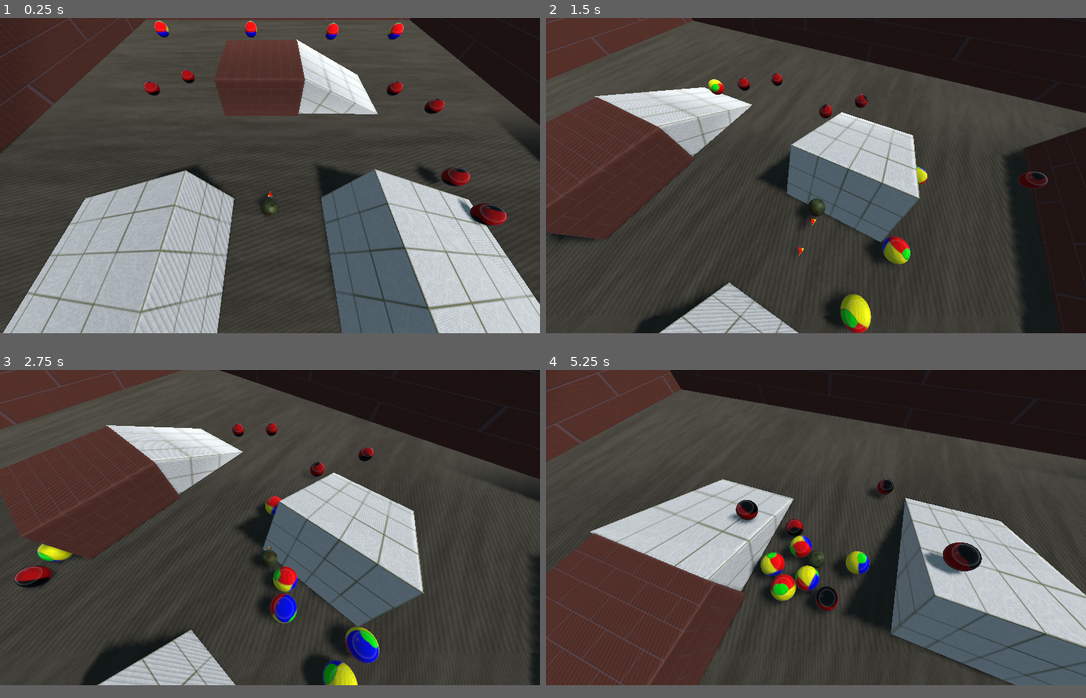
Above: before the commit, frames 1-4 (two rows, left to right).
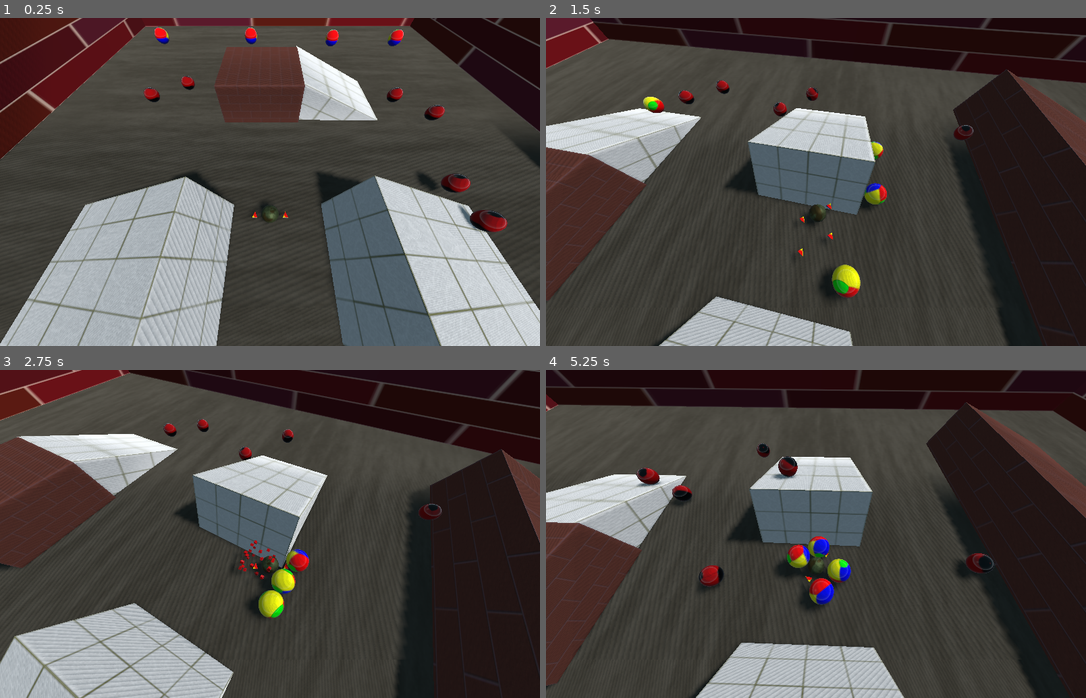
Above: after the commit, the same moments.

Repository: Paul991/RollerShooter
Game: Godot game, scene res://scenes/Main.tscn
The game is run twice, just before and just after one commit, with the same random seed, the same clock (stepped at 60 frames per second) and the same inputs.
Inputs (mouse positions are in pixels of both pictures, inside the frame that each line leads up to):
- Up to frame 1 (0.25 s): no input
- Up to frame 2 (1.5 s): move the mouse to (934, 159) at 0.52 s; hold Right mouse button (move) 0.53-1.28 s; click (934, 159) at 0.8 s; move the mouse to (708, 191) at 1.27 s; click (708, 191) at 1.35 s
- Up to frame 3 (2.75 s): right-click (162, 543) at 1.55 s; move the mouse to (324, 458) at 2.02 s; hold Right mouse button (move) from 2.03 s (still down); click (324, 458) at 2.3 s
- Up to frame 4 (5.25 s): move the mouse to (789, 589) at 2.77 s; release Right mouse button (move) at 2.78 s; click (789, 589) at 2.85 s; right-click (789, 589) at 3.05 s; move the mouse to (978, 573) at 3.52 s; hold Right mouse button (move) 3.53-4.28 s; click (978, 573) at 3.8 s; move the mouse to (654, 481) at 4.27 s; click (654, 481) at 4.35 s; right-click (654, 481) at 4.55 s; move the mouse to (843, 527) at 5.02 s; hold Right mouse button (move) from 5.03 s (still down)
In our replay, the window is 800x468 before the commit and 800x487 after it. These sizes can differ from the game's own. Grey fills any space a smaller window leaves; there, only what the larger window draws over its background counts as a difference.

The runs differ from the first frame. In frame 1, 19% of the frame differs, in the area x 0-100%, y 0-100%; in frame 2, 33%; in frame 3, 50%; in frame 4, 58%.

Commit message:
added option for more pointers

Diff:
--- a/project.godot
+++ b/project.godot
@@ -16,6 +16,8 @@
 
 [display]
 
+window/size/width=1280
+window/size/height=780
 window/size/resizable=false
 window/size/fullscreen=true
 
--- a/scenes/Main.tscn
+++ b/scenes/Main.tscn
@@ -152,6 +152,7 @@
 script = ExtResource( 1 )
 
 [node name="Pointer" parent="." instance=ExtResource( 3 )]
+guns = 1
 
 [node name="DirectionalLight" type="DirectionalLight" parent="."]
 transform = Transform( -0.248003, -0.909855, 0.332654, 0.666988, 0.0886668, 0.739774, -0.702582, 0.405342, 0.584873, -23.712, 64.9239, -4.52955 )
--- a/scenes/player/Player.gd
+++ b/scenes/player/Player.gd
@@ -5,7 +5,7 @@
 onready var camera_pos = get_parent().get_node("CameraPos")
 onready var Pointer = get_parent().get_node("Pointer")
 
-var bullet_scene = preload("res://scenes/player/Bullet.tscn")
+
 var cursor_pos = Vector3.ZERO
 
 var speed = 15
@@ -23,7 +23,9 @@
 		camera_pos.rotation.y = lerp(camera_pos.rotation.y, Pointer.rotation.y, 0.02)
 		apply_central_impulse(Vector3(speed*dir.x, 0 , speed*dir.y))
 	if Input.is_action_pressed("shoot") and $BulletCooldown.is_stopped():
-		add_bullet(dir)
+		$BulletCooldown.start()
+		Pointer.add_bullet(dir)
+		$Sfx/Shoot.play()
 
 
 func _input(event):
@@ -36,19 +38,10 @@
 		get_tree().reload_current_scene()
 
 
-func add_bullet(dir):
-	var b = bullet_scene.instance()
-	$BulletCooldown.start()
-	get_parent().add_child(b)
-	b.global_transform.origin = Pointer.Pos.global_transform.origin
-	b.rotation.y = Pointer.rotation.y
-	b.shoot = true
-	$Sfx/Shoot.play()
-#	b.apply_central_impulse(Vector3(b.SPEED*dir.x, 0, b.SPEED*dir.y))
 
 func get_2d_dir():
 	var main = Pointer.global_transform.origin
-	var point = Pointer.Point.global_transform.origin
+	var point = Pointer.Pos.global_transform.origin
 	var dir = Vector2.ZERO
 
 	main = Vector2(main.x, main.z)
--- a/scenes/player/Pointer.gd
+++ b/scenes/player/Pointer.gd
@@ -1,9 +1,76 @@
 extends Spatial
 
+enum Amount {ONE, TWO, THREE}
+
+
 onready var Point = get_node("Point")
+onready var Left = get_node("Left")
+onready var Right = get_node("Right")
 onready var Pos = get_node("Pos")
+
+var bullet_scene = preload("res://scenes/player/Bullet.tscn")
+
+
+export(Amount) var guns = Amount.ONE
+
 
 
 # Called when the node enters the scene tree for the first time.
 func _ready():
-	pass # Replace with function body.
+	set_guns()
+
+func set_guns():
+	match guns:
+		Amount.ONE:
+			Point.visible = true
+			Left.visible = false
+			Right.visible = false
+		Amount.TWO:
+			Point.visible = false
+			Left.visible = true
+			Right.visible = true
+		Amount.THREE:
+			Point.visible = true
+			Left.visible = true
+			Right.visible = true
+
+
+func add_bullet(dir):
+	var p
+	var l
+	var r
+	match guns:
+		Amount.ONE:
+			p = bullet_scene.instance()
+			get_parent().add_child(p)
+			p.global_transform.origin = Point.global_transform.origin
+			p.rotation.y = rotation.y
+			p.shoot = true
+
+		Amount.TWO:
+			l = bullet_scene.instance()
+			r = bullet_scene.instance()
+			get_parent().add_child(l)
+			get_parent().add_child(r)
+			l.global_transform.origin = Left.global_transform.origin
+			l.rotation.y = rotation.y
+			l.shoot = true
+			r.global_transform.origin = Right.global_transform.origin
+			r.rotation.y = rotation.y
+			r.shoot = true
+		Amount.THREE:
+			p = bullet_scene.instance()
+			l = bullet_scene.instance()
+			r = bullet_scene.instance()
+			get_parent().add_child(p)
+			get_parent().add_child(l)
+			get_parent().add_child(r)
+			p.global_transform.origin = Point.global_transform.origin
+			p.rotation.y = rotation.y
+			p.shoot = true
+			l.global_transform.origin = Left.global_transform.origin
+			l.rotation.y = rotation.y
+			l.shoot = true
+			r.global_transform.origin = Right.global_transform.origin
+			r.rotation.y = rotation.y
+			r.shoot = true
--- a/scenes/player/Pointer.tscn
+++ b/scenes/player/Pointer.tscn
@@ -17,5 +17,17 @@
 mesh = SubResource( 1 )
 material = SubResource( 2 )
 
+[node name="Left" type="CSGMesh" parent="."]
+transform = Transform( -1, 8.74228e-08, -3.82137e-15, 0, -4.37114e-08, -1, -8.74228e-08, -1, 4.37114e-08, -12, 0, 0 )
+mesh = SubResource( 1 )
+material = SubResource( 2 )
+
+[node name="Right" type="CSGMesh" parent="."]
+transform = Transform( -1, 8.74228e-08, -3.82137e-15, 0, -4.37114e-08, -1, -8.74228e-08, -1, 4.37114e-08, 12, 0, 0 )
+mesh = SubResource( 1 )
+material = SubResource( 2 )
+
 [node name="Pos" type="Position3D" parent="."]
-transform = Transform( 1, 0, 0, 0, 1, 0, 0, 0, 1, 0, 0, -12 )
+transform = Transform( 1, 0, 0, 0, 1, 0, 0, 0, 1, 0, 0, -15 )
+
+[node name="BulletCooldown" type="Timer" parent="."]
--- a/scenes/shaders&particles/ExplosionParticle.gd
+++ b/scenes/shaders&particles/ExplosionParticle.gd
@@ -11,5 +11,5 @@
 func _process(delta):
 	life -= delta
 	if life < 0:
-		print("Particle death")
+#		print("Particle death")
 		queue_free()
--- a/scenes/shapes/Wall.tscn
+++ b/scenes/shapes/Wall.tscn
@@ -1,12 +1,11 @@
 [gd_scene load_steps=3 format=2]
 
-[ext_resource path="res://assets/textures/Brick_Diffuse.png" type="Texture" id=1]
+[ext_resource path="res://assets/textures/Brick_Diffuse_2.png" type="Texture" id=1]
 
 [sub_resource type="SpatialMaterial" id=1]
 albedo_texture = ExtResource( 1 )
 
 [node name="Wall" type="CSGBox"]
-transform = Transform( 1, 0, 0, 0, 1, 0, 0, 0, 1, 0, 0, 0 )
 use_collision = true
 collision_layer = 2
 width = 663.975
Not shown, changed: export_presets.cfg
